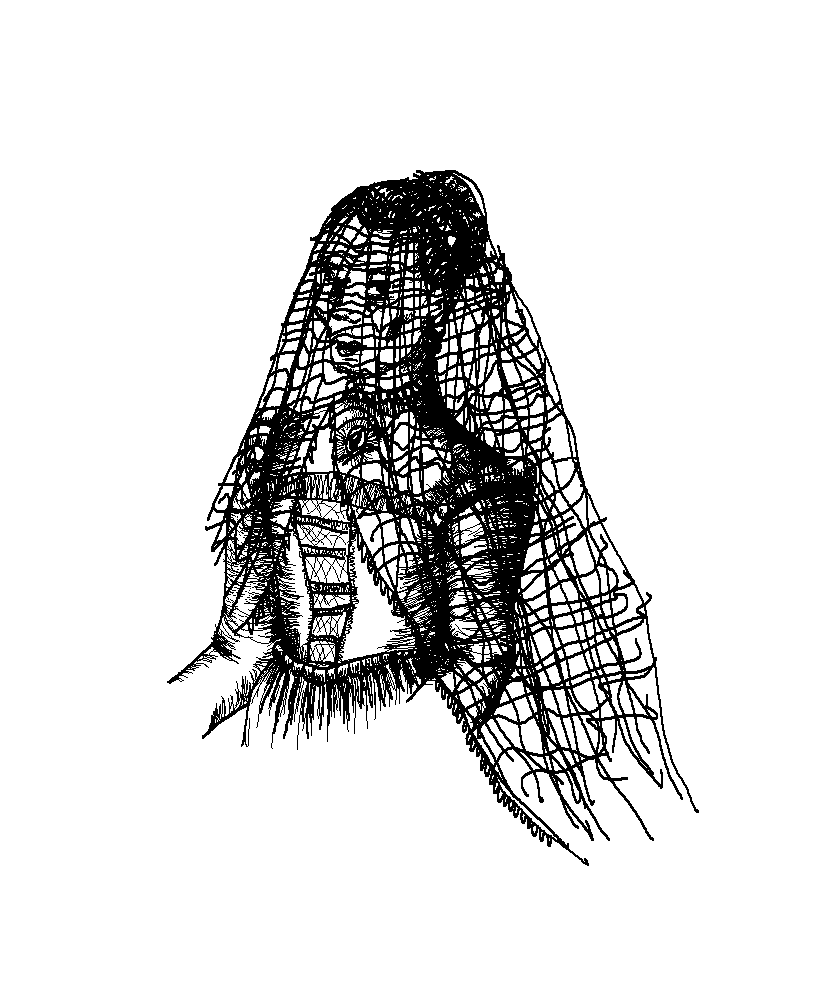
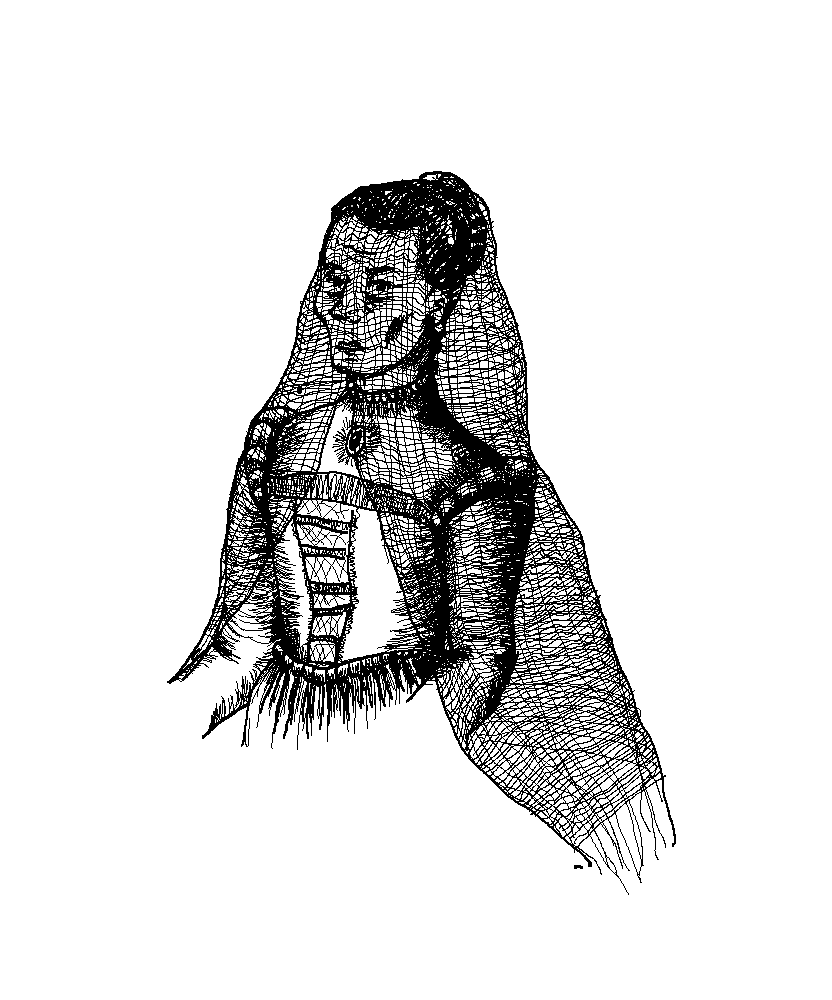
The second w=832, h=1000 image is a revision of the first. Changes to its layers:
removed layer "Layer 6" from group "Widow" over [205, 170, 699, 866]
added layer "Layer 30" in group "Widow" over [173, 178, 676, 895]
added layer "Layer 32" in group "Widow" over [267, 236, 657, 788]
added layer "Layer 31" over [173, 170, 699, 895]
